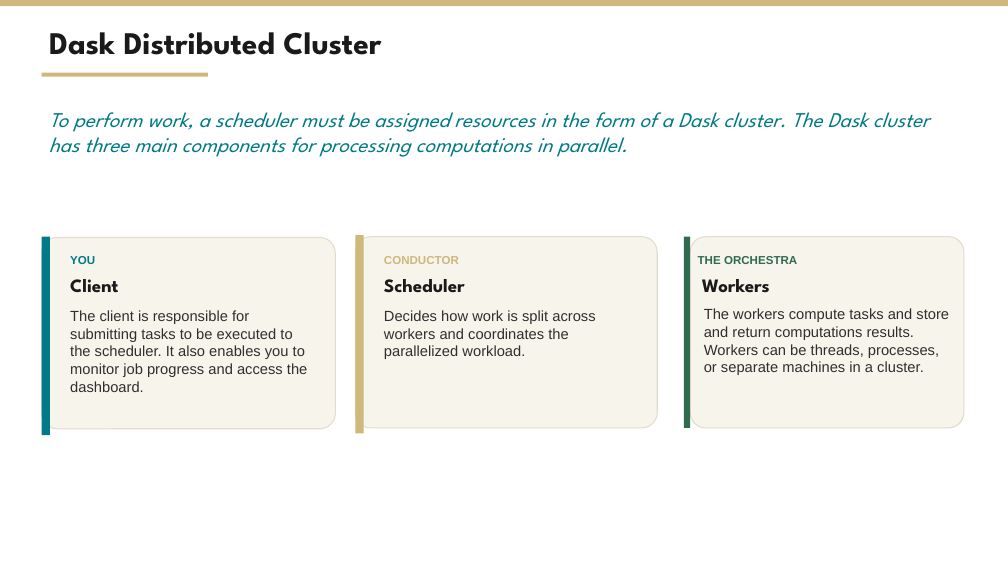
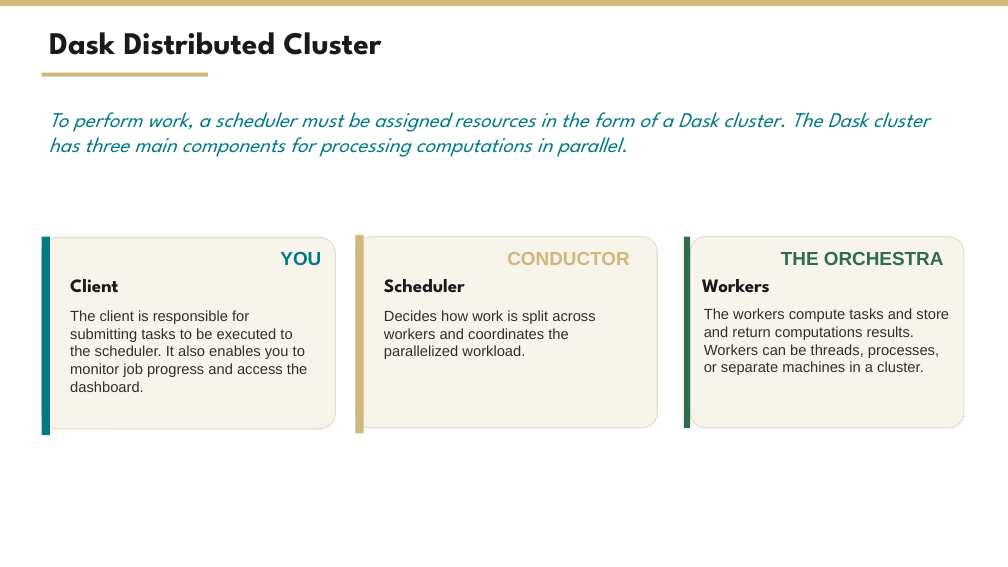
Before and after one commit to ResearchComputing/dask_quick_byte, a slide deck: slide 6 of dask_quick_byte.pptx. Drawn at 1008x567 pixels with LibreOffice and Linux fonts; fonts in the diff are those of the drawing; background and template pictures are left out. Boxes give left, top, right and bottom in pixels: in the first picture for what was removed or moved away, otherwise in the second. Text is boxed around its words. In the diff, an @@ line names an element or a change of style, - is before the commit and + after.

```diff
--- a/dask_quick_byte.pptx
+++ b/dask_quick_byte.pptx
@@ size 11 to 18 pt; alignment left to right in 3 elements at bbox=[507, 252, 629, 265], bbox=[781, 252, 944, 265], bbox=[280, 251, 321, 266] @@
```
Also in this commit, not shown: 1 other slide changed, 1 other file.
